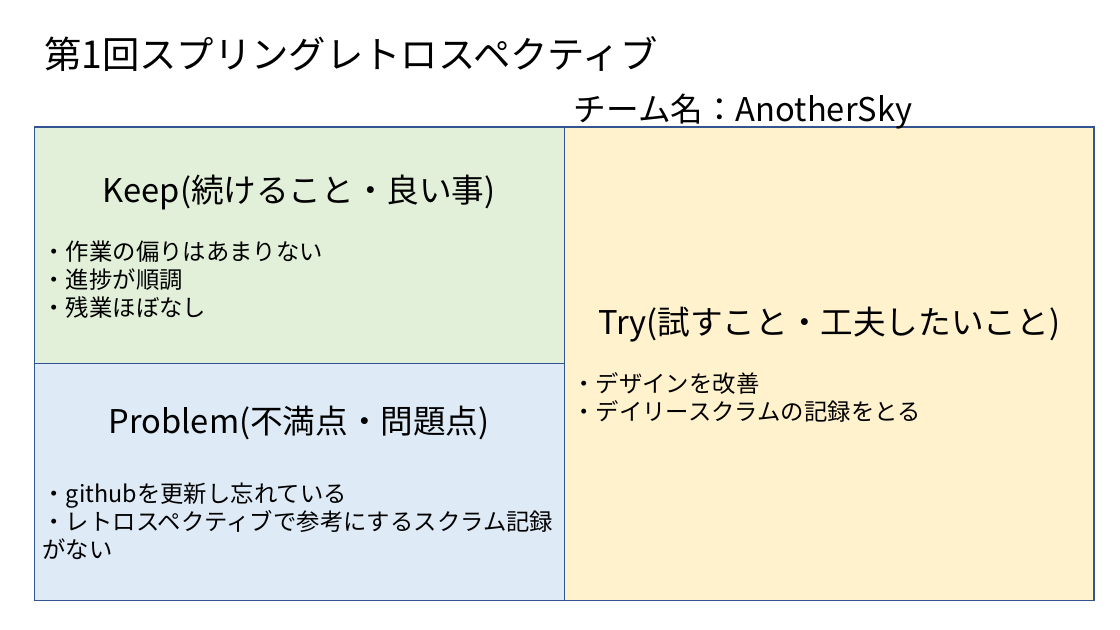
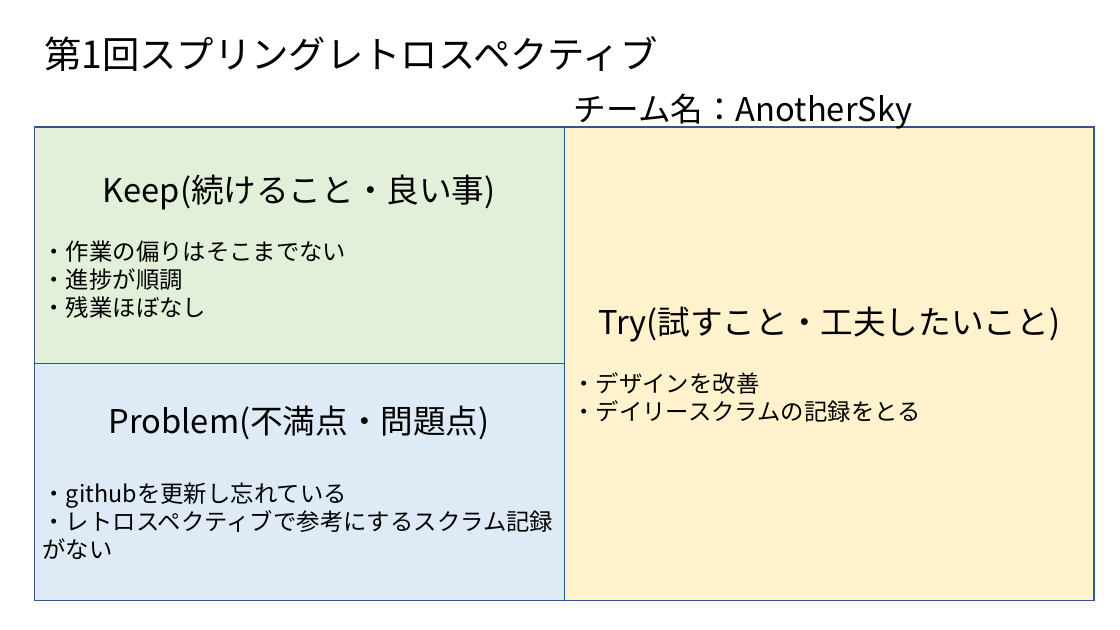
Before and after one commit to fu-syoji-t/SD3D_2023_Scrum3, a slide deck: slide 1 of 03スプリントバックログ/第1回スプリングレトロスペクティブ.pptx. Drawn at 1120x630 pixels with LibreOffice and Linux fonts; fonts in the diff are those of the drawing. Boxes give left, top, right and bottom in pixels: in the first picture for what was removed or moved away, otherwise in the second. Text is boxed around its words. In the diff, an @@ line names an element or a change of style, - is before the commit and + after.

Commit message:
up

```diff
--- a/03スプリントバックログ/第1回スプリングレトロスペクティブ.pptx
+++ b/03スプリントバックログ/第1回スプリングレトロスペクティブ.pptx
@@ text in rectangle at [43, 240, 347, 262]: text changed @@
-・作業の偏りはあまりない
+・作業の偏りはそこまでない
```
